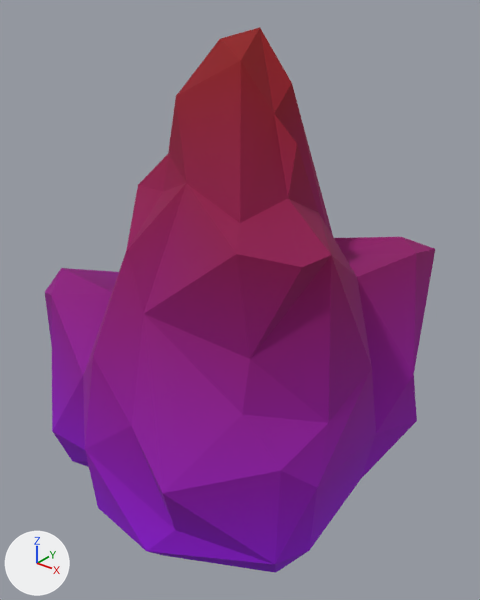
Before and after pictures for a commit that changed the glTF model assets/synty/synty-plant-bush-01.gltf.
Camera for both pictures: a 50 mm camera at (1.64, -1.91, 2.21) aimed at (0.07, 0.04, 1.0). The axes (+X, +Y, +Z) are drawn at lower left. The lights are the same throughout. The picture after the commit comes second. Vertices at exactly the same position are counted once.

The scene before the commit, as lines of its bpy script (objects in view):
```python
mat_lambert2 = bpy.data.materials.new('lambert2')
mat_lambert2.use_nodes = True; mat_lambert2.node_tree.nodes.clear()
_N = mat_lambert2.node_tree.nodes; _L = mat_lambert2.node_tree.links
n0 = _N.new('ShaderNodeBsdfPrincipled'); n0.name = 'Principled BSDF'
n0.inputs[2].default_value = 0.86  # 'Roughness'
n1 = _N.new('ShaderNodeOutputMaterial'); n1.name = 'Material Output'
n2 = _N.new('ShaderNodeVertexColor'); n2.name = 'Color Attribute'
_L.new(n0.outputs[0], n1.inputs[0])  # 'BSDF' to 'Surface'
_L.new(n2.outputs[0], n0.inputs[0])  # 'Color' to 'Base Color'
me_sm_plant_bush_01 = bpy.data.meshes.new('SM_Plant_Bush_01')
me_sm_plant_bush_01.from_pydata(...)  # 102 vertices, 200 faces; spans x -0.81..0.81, y -0.71..0.71, z 0.0..2.04
me_sm_plant_bush_01.materials.append(mat_lambert2)
ob_sm_plant_bush_01 = bpy.data.objects.new('SM_Plant_Bush_01', me_sm_plant_bush_01)
ob_sm_plant_bush_01.location = (0.0, 0.0, 0.0)
```
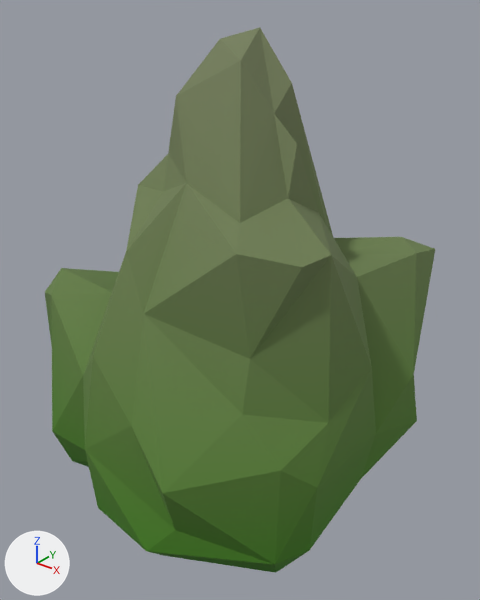
Edits to the bpy script that builds the scene:
```text
Add img_image_0:
    img_image_0 = load_image('Image_0', '_unpacked/Image_0', 512, 512, 'sRGB')
Change mat_lambert2:
    add n3 = _N.new('ShaderNodeMix'); n3.name = 'Mix'
    add n3.data_type = 'RGBA'
    add n3.blend_type = 'MULTIPLY'
    add n3.inputs[0].default_value = 1.0  # 'Factor'
    add n4 = _N.new('ShaderNodeTexImage'); n4.name = 'Image Texture'
    add n4.image = img_image_0
    where n2 = _N.new('ShaderNodeVertexColor'); n2.name = 'Color Attribute'
    where n0 = _N.new('ShaderNodeBsdfPrincipled'); n0.name = 'Principled BSDF'
    remove _L.new(n2.outputs[0], n0.inputs[0])  # 'Color' to 'Base Color'
    add _L.new(n3.outputs[2], n0.inputs[0])  # 'Result' to 'Base Color'
    add _L.new(n2.outputs[0], n3.inputs[7])  # 'Color' to 'B'
    add _L.new(n4.outputs[0], n3.inputs[6])  # 'Color' to 'A'
Change me_sm_plant_bush_01:
    where me_sm_plant_bush_01.from_pydata(...)  # 102 vertices, 200 faces; spans x -0.81..0.81, y -0.71..0.71, z 0.0..2.04
    used by ob_sm_plant_bush_01; location = (0.0, 0.0, 0.0)
    me_sm_plant_bush_01 part 1: 105 faces centred in x -0.77..0.77, y -0.69..0.68, z 0.04..0.88 are repainted in the vertex colours; the middle colour goes from purple #8e00c5 to green #a8ff71
    me_sm_plant_bush_01 part 2: 39 faces centred in x -0.37..0.5, y -0.25..0.41, z 1.4..1.99 are repainted in the vertex colours; the middle colour goes from red #8e003b to white #f8fff4
    me_sm_plant_bush_01 part 3: 56 faces centred in x -0.75..0.69, y -0.57..0.6, z 0.88..1.42 are repainted in the vertex colours; the middle colour goes from purple #8e007b to green #e0ffcd
```

Changed parts and their boxes (x1, y1, x2, y2) in the pictures (480 x 600 px):
'SM_Plant_Bush_01', surface changed, recoloured
    both: (45, 27, 435, 573)
part 1 of me_sm_plant_bush_01, recoloured (purple to green)
    both: (45, 278, 417, 573)
part 2 of me_sm_plant_bush_01, recoloured (lighter)
    both: (126, 27, 331, 267)
part 3 of me_sm_plant_bush_01, recoloured (purple to green)
    both: (45, 85, 435, 425)
